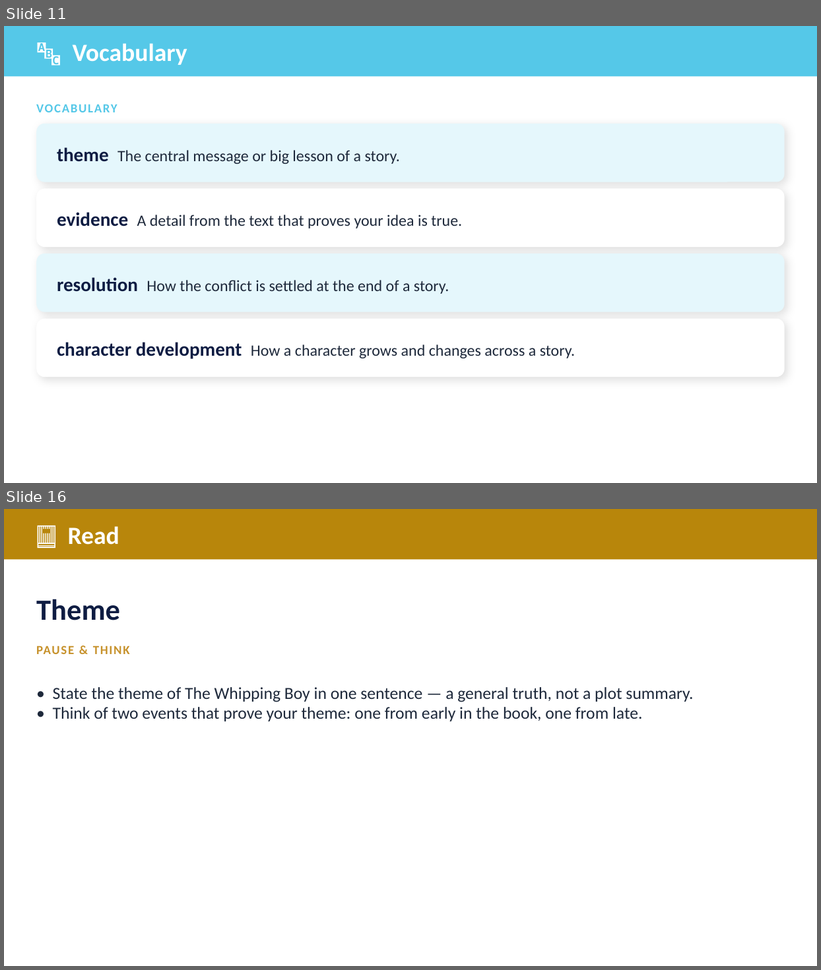
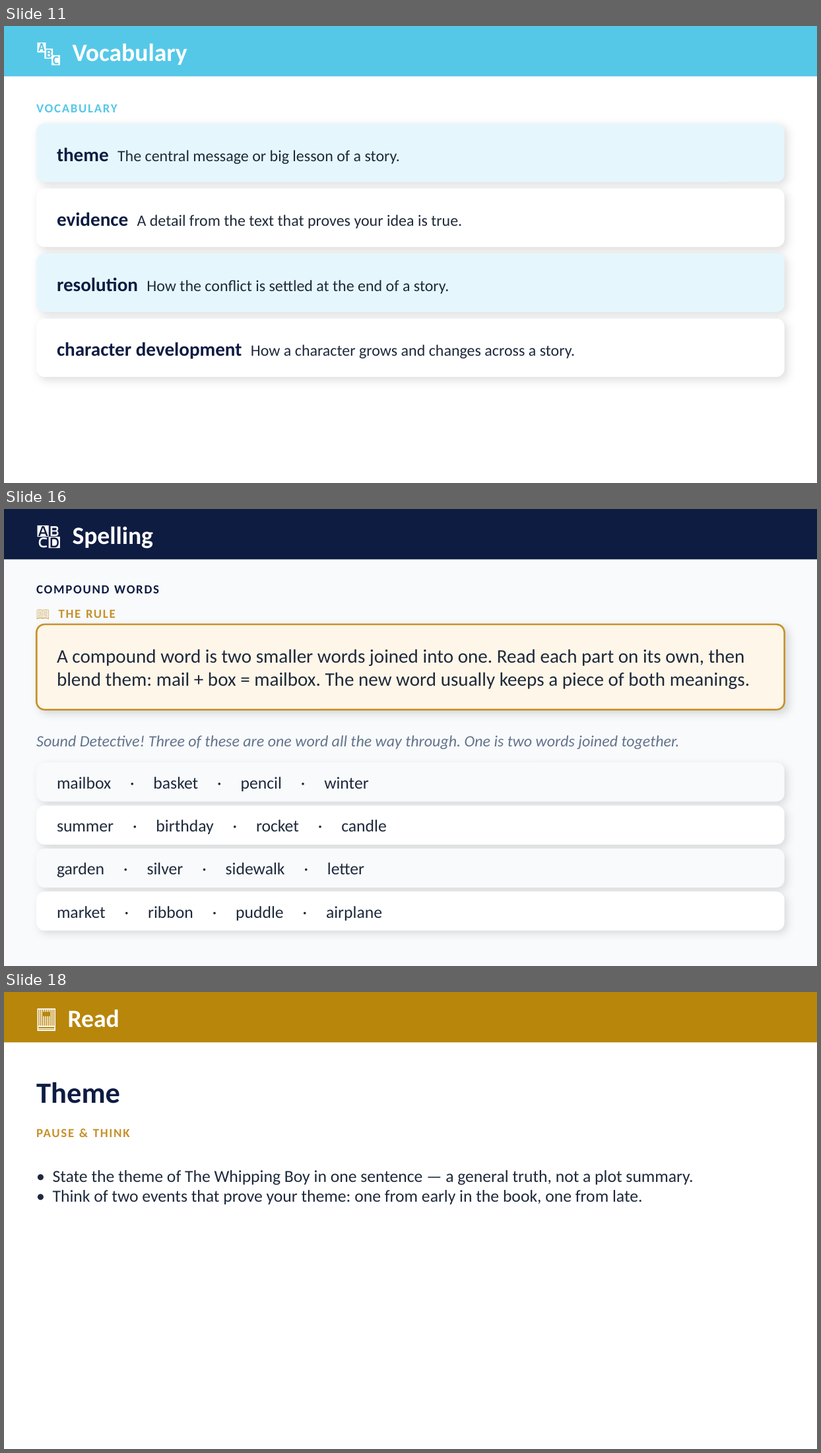
Before and after one commit to optimaondemand/optima-3rd-ela, a slide deck: Planning docs/Slides/lesson-22-2-teacher-slides.pptx. Shown one above the other, each under a label of ours: slides 11 and 16 before the commit, slides 11, 16 and 18 after it; the slides between them are not shown. The pictures are 821x970 and 821x1453 pixels, drawn with LibreOffice and Linux fonts; fonts in the diff are those of the drawing. Boxes give left, top, right and bottom in pixels: in the first picture for what was removed or moved away, otherwise in the second. Text is boxed around its words. In the diff, an @@ line names an element or a change of style, - is before the commit and + after.

```diff
--- a/Planning docs/Slides/lesson-22-2-teacher-slides.pptx
+++ b/Planning docs/Slides/lesson-22-2-teacher-slides.pptx
@@ slide 16 added at [4, 509, 817, 966], background #F8FAFC @@
@@ rectangle added at [4, 509, 817, 559], fill #0E1C42 @@
@@ text added at [73, 526, 154, 549], 22 pt, text #FFFFFF, bold @@
+🔠 Spelling
@@ text added at [36, 585, 159, 593], 11 pt, text #0E1C42, bold @@
+COMPOUND WORDS
@@ rounded rectangle added at [36, 625, 785, 710], fill #FEF6E8, outline #C7922C 1.5 pt @@
@@ text added at [59, 609, 116, 618], 11 pt, text #C7922C, bold @@
+📖 THE RULE
@@ text added at [57, 649, 750, 689], 17 pt, text #1E293B @@
+A compound word is two smaller words joined into one. Read each part on its own, then blend them: mail + box = mailbox. The new word usually keeps a piece of both meanings.
@@ text added at [36, 735, 680, 749], 14 pt, text #64748B, italic @@
+Sound Detective! Three of these are one word all the way through. One is two words joined together.
@@ rounded rectangle added at [36, 762, 785, 802], fill #F8FAFC @@
@@ text added at [57, 777, 368, 791], 15 pt, text #1E293B @@
+mailbox · basket · pencil · winter
@@ rounded rectangle added at [36, 806, 785, 845], fill #FFFFFF @@
@@ text added at [57, 820, 386, 834], 15 pt, text #1E293B @@
+summer · birthday · rocket · candle
@@ rounded rectangle added at [36, 849, 785, 888], fill #F8FAFC @@
@@ text added at [57, 863, 184, 878], 15 pt, text #1E293B @@
+garden · silver · sidewalk · letter
@@ rounded rectangle added at [36, 892, 785, 931], fill #FFFFFF @@
@@ text added at [57, 906, 193, 918], 15 pt, text #1E293B @@
+market · ribbon · puddle · airplane
@@ what was slide 16 is now slide 18 @@
```
Also in this commit, not shown: 1 slide changed, 7 other slides added, 6 slides removed, 20 other files.
